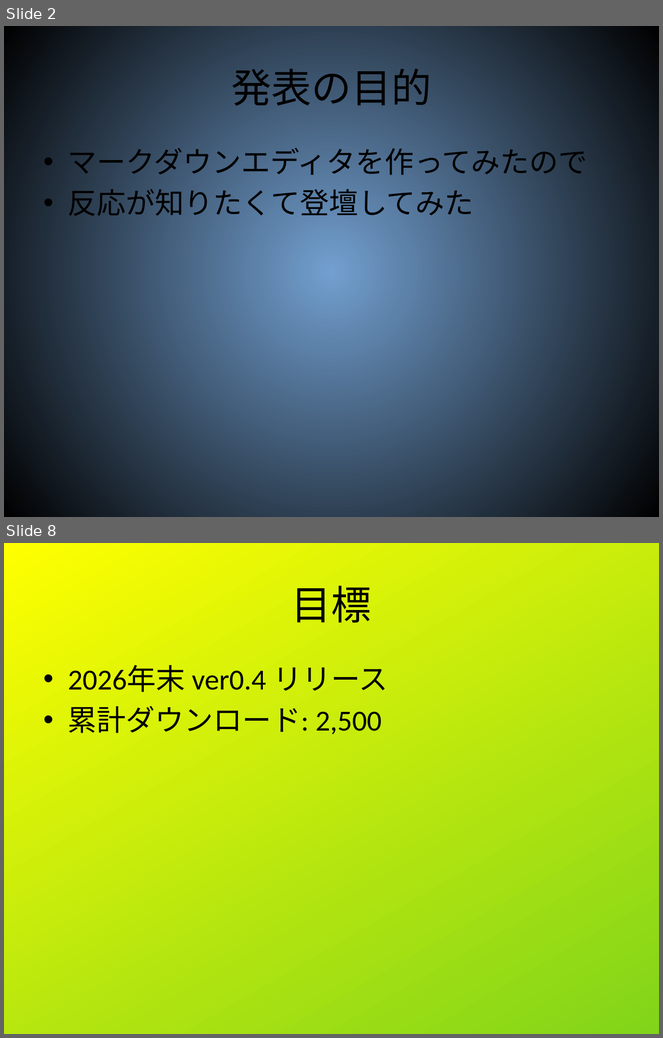
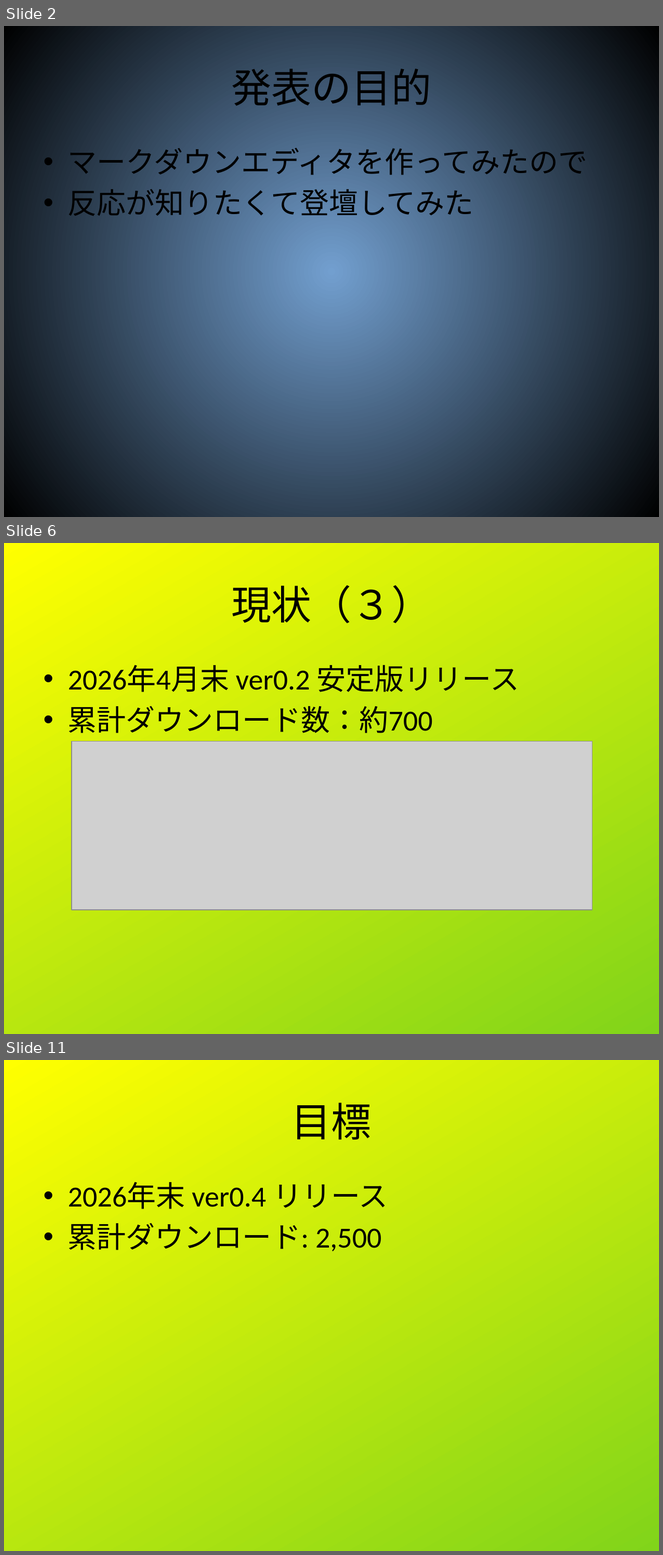
Before and after one commit to shigmas/viMarkdown, a slide deck: tech/ja/LT20260514/viMarkdown_LT.odp. Shown one above the other, each under a label of ours: slides 2 and 8 before the commit, slides 2, 6 and 11 after it; the slides between them are not shown. The pictures are 663x1038 and 663x1555 pixels, drawn with LibreOffice and Linux fonts; fonts in the diff are those of the drawing; grey boxes stand for pictures. Boxes give left, top, right and bottom in pixels: in the first picture for what was removed or moved away, otherwise in the second. Text is boxed around its words. In the diff, an @@ line names an element or a change of style, - is before the commit and + after.

```diff
--- a/tech/ja/LT20260514/viMarkdown_LT.odp
+++ b/tech/ja/LT20260514/viMarkdown_LT.odp
@@ slide 6 added at (x1=4, y1=543, x2=659, y2=1034), background gradient #FFFF00 to #81D41A @@
@@ title added at (x1=231, y1=585, x2=431, y2=623), 44 pt, text #000000 @@
+現状（３）
@@ text added at (x1=68, y1=665, x2=519, y2=733), 32 pt, text #000000 @@
+• 2026年4月末 ver0.2 安定版リリース
+• 累計ダウンロード数：約700
@@ picture added at (x1=72, y1=742, x2=592, y2=910) @@
@@ what was slide 8 is now slide 11 @@
```
Also in this commit, not shown: 5 slides changed, 2 other slides added, 3 other files.
